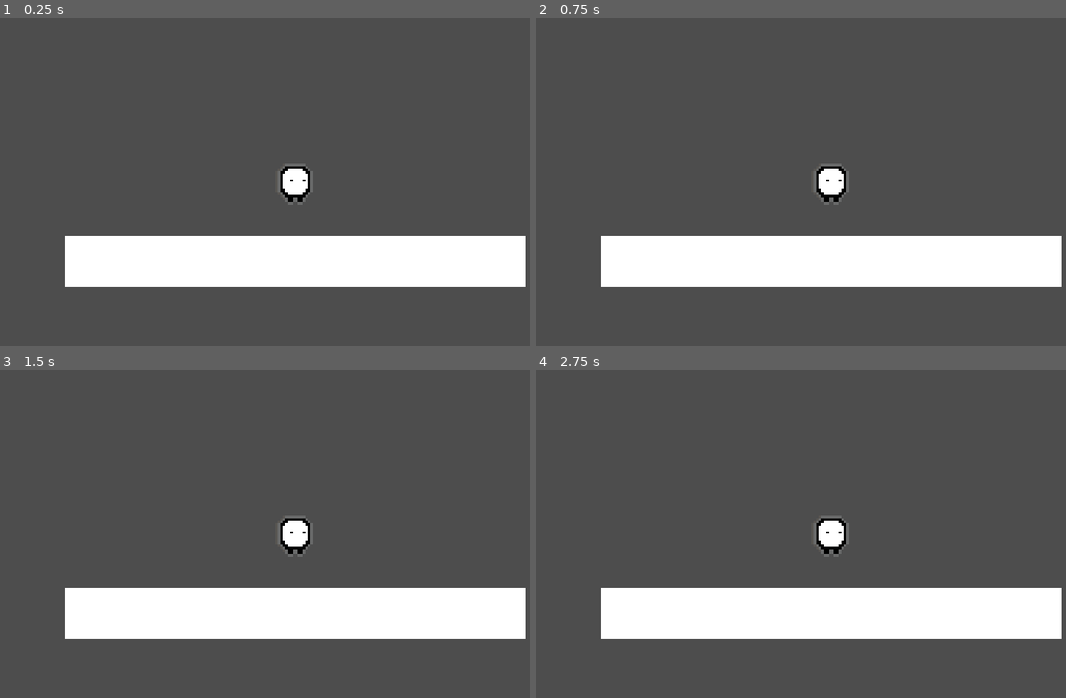
Above: before the commit, frames 1-4 (two rows, left to right).
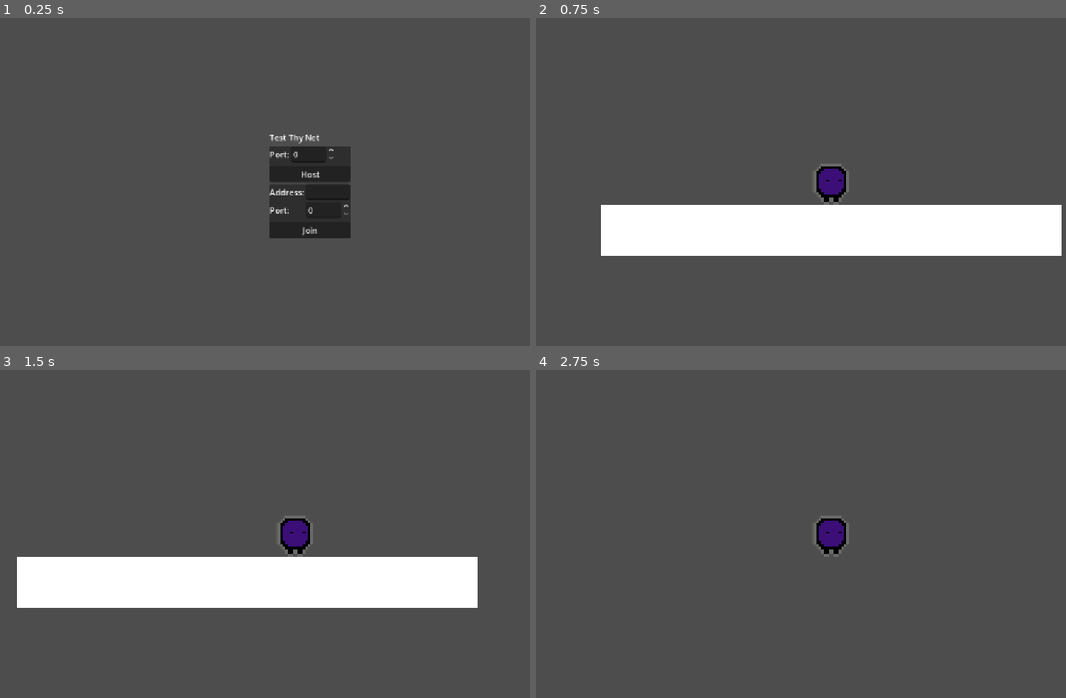
Above: after the commit, the same moments.

Repository: Mrneptune11/Unlimited-Games-Jam
Game: Godot game, scene res://Lobby.tscn
Same seed, same stepped clock (60 frames per second), same inputs: the game is played once before the commit and once after it. Before the commit the project starts from res://Main.tscn.
Inputs (mouse positions are in pixels of both pictures, inside the frame that each line leads up to):
- Up to frame 1 (0.25 s): no input
- Up to frame 2 (0.75 s): click (848, 175) at 0.5 s, where only the run after the commit has a clickable "Host"
- Up to frame 3 (1.5 s): tap Enter at 1.25 s; hold D (move_right) from 1.28 s (still down)
- Up to frame 4 (2.75 s): keep holding D (move_right); tap Space (move_up) at 1.52, 2.27 s

The runs differ from the first frame. In frame 1, 18% of the frame differs, in the area x 12-100%, y 35-82%; in frame 2, 17%; in frame 3, 18%, in the area x 3-100%, y 45-82%; in frame 4, 14%.

Commit message:
most basic simplest multuiplayer working

Diff:
--- a/Lobby.tscn
+++ b/Lobby.tscn
@@ -1,6 +1,7 @@
 [gd_scene format=3 uid="uid://bi6nfjhot1eo5"]
 
 [ext_resource type="Script" uid="uid://3mtp3mvg1058" path="res://lobby.gd" id="1_gv8if"]
+[ext_resource type="Script" uid="uid://b3bltlekjmkx8" path="res://ui.gd" id="2_0y700"]
 
 [node name="Lobby" type="Node2D" unique_id=2146104970]
 script = ExtResource("1_gv8if")
@@ -18,3 +19,81 @@
 _spawnable_scenes = PackedStringArray("uid://dwwa4u4id4t2m")
 spawn_path = NodePath("../Level")
 spawn_limit = 1
+
+[node name="UI" type="CanvasLayer" parent="." unique_id=1150281040]
+script = ExtResource("2_0y700")
+
+[node name="Start" type="VBoxContainer" parent="UI" unique_id=1095290580]
+anchors_preset = 8
+anchor_left = 0.5
+anchor_top = 0.5
+anchor_right = 0.5
+anchor_bottom = 0.5
+offset_left = -50.0
+offset_top = -93.0
+offset_right = 108.0
+offset_bottom = 94.0
+grow_horizontal = 2
+grow_vertical = 2
+
+[node name="Title" type="RichTextLabel" parent="UI/Start" unique_id=520906420]
+custom_minimum_size = Vector2(100, 25)
+layout_mode = 2
+text = "Test Thy Net
+"
+
+[node name="ENet" type="VBoxContainer" parent="UI/Start" unique_id=2036676489]
+layout_mode = 2
+
+[node name="HostENet" type="PanelContainer" parent="UI/Start/ENet" unique_id=251083739]
+layout_mode = 2
+
+[node name="VBox" type="VBoxContainer" parent="UI/Start/ENet/HostENet" unique_id=1876653768]
+layout_mode = 2
+theme_override_constants/separation = 8
+
+[node name="Options" type="GridContainer" parent="UI/Start/ENet/HostENet/VBox" unique_id=1602178311]
+layout_mode = 2
+columns = 2
+
+[node name="PortLabel" type="Label" parent="UI/Start/ENet/HostENet/VBox/Options" unique_id=1296956702]
+layout_mode = 2
+text = "Port:"
+
+[node name="Port" type="SpinBox" parent="UI/Start/ENet/HostENet/VBox/Options" unique_id=1819557715]
+layout_mode = 2
+max_value = 1000000.0
+
+[node name="Start" type="Button" parent="UI/Start/ENet/HostENet/VBox" unique_id=1840390251]
+layout_mode = 2
+text = "Host"
+
+[node name="Join" type="PanelContainer" parent="UI/Start/ENet" unique_id=159374255]
+layout_mode = 2
+
+[node name="VBox" type="VBoxContainer" parent="UI/Start/ENet/Join" unique_id=1008451054]
+layout_mode = 2
+theme_override_constants/separation = 8
+
+[node name="Options" type="GridContainer" parent="UI/Start/ENet/Join/VBox" unique_id=613895801]
+layout_mode = 2
+columns = 2
+
+[node name="AddressLabel" type="Label" parent="UI/Start/ENet/Join/VBox/Options" unique_id=485884758]
+layout_mode = 2
+text = "Address:"
+
+[node name="Address" type="LineEdit" parent="UI/Start/ENet/Join/VBox/Options" unique_id=1735152330]
+layout_mode = 2
+
+[node name="PortLabel" type="Label" parent="UI/Start/ENet/Join/VBox/Options" unique_id=1854792270]
+layout_mode = 2
+text = "Port:"
+
+[node name="Port" type="SpinBox" parent="UI/Start/ENet/Join/VBox/Options" unique_id=412054546]
+layout_mode = 2
+max_value = 1000000.0
+
+[node name="Start" type="Button" parent="UI/Start/ENet/Join/VBox" unique_id=1813664087]
+layout_mode = 2
+text = "Join"
--- a/Main.tscn
+++ b/Main.tscn
@@ -1,6 +1,5 @@
 [gd_scene format=3 uid="uid://dwwa4u4id4t2m"]
 
-[ext_resource type="PackedScene" uid="uid://byro3ciqr2064" path="res://Objects/Player/Player.tscn" id="1_glv2v"]
 [ext_resource type="Script" uid="uid://df01en1boiqpy" path="res://level.gd" id="1_uu6xs"]
 
 [sub_resource type="RectangleShape2D" id="RectangleShape2D_g4v7s"]
@@ -12,6 +11,9 @@
 [node name="RigidBody2D" type="RigidBody2D" parent="." unique_id=1904165104]
 position = Vector2(0, 30)
 gravity_scale = 0.0
+sleeping = true
+lock_rotation = true
+freeze = true
 
 [node name="CollisionShape2D" type="CollisionShape2D" parent="RigidBody2D" unique_id=824939452]
 shape = SubResource("RectangleShape2D_g4v7s")
@@ -21,5 +23,3 @@
 offset_bottom = 20.0
 offset_transform_enabled = true
 offset_transform_position = Vector2(-90, -10)
-
-[node name="Player" parent="." unique_id=1936875832 instance=ExtResource("1_glv2v")]
--- a/Objects/Player/Player.tscn
+++ b/Objects/Player/Player.tscn
@@ -44,23 +44,26 @@
 size = Vector2(15, 16)
 
 [sub_resource type="SceneReplicationConfig" id="SceneReplicationConfig_cac6a"]
-properties/0/path = NodePath("Player:position")
+properties/0/path = NodePath(".:position")
 properties/0/spawn = true
 properties/0/replication_mode = 1
-properties/1/path = NodePath("Player:state")
+properties/1/path = NodePath(".:state")
 properties/1/spawn = true
-properties/1/replication_mode = 1
-properties/2/path = NodePath("Player:direction")
+properties/1/replication_mode = 2
+properties/2/path = NodePath(".:direction")
 properties/2/spawn = true
-properties/2/replication_mode = 1
+properties/2/replication_mode = 2
 
 [sub_resource type="SceneReplicationConfig" id="SceneReplicationConfig_b0me6"]
-properties/0/path = NodePath("Player:character")
+properties/0/path = NodePath(".:character")
 properties/0/spawn = true
-properties/0/replication_mode = 1
-properties/1/path = NodePath("Player:points")
+properties/0/replication_mode = 2
+properties/1/path = NodePath(".:points")
 properties/1/spawn = true
-properties/1/replication_mode = 1
+properties/1/replication_mode = 2
+properties/2/path = NodePath(".:color_id")
+properties/2/spawn = true
+properties/2/replication_mode = 2
 
 [node name="Player" type="CharacterBody2D" unique_id=1936875832]
 script = ExtResource("1_cac6a")
--- a/Objects/Player/player.gd
+++ b/Objects/Player/player.gd
@@ -25,7 +25,7 @@
 var points:int = 0
 
 #Color id of the player
-var color_id:String = ""
+var color_id:String = "#FFFFFF"
 
 var character: int = 0 : # Determines which character to display as
 	set(value):
--- a/lobby.gd
+++ b/lobby.gd
@@ -122,7 +122,7 @@
 	$Level.add_child.call_deferred(level, true)
 
 	# Listen to level events
-	level.goal_reached.connect(_on_goal_reached, ConnectFlags.CONNECT_ONE_SHOT)
+	#level.goal_reached.connect(_on_goal_reached, ConnectFlags.CONNECT_ONE_SHOT)
 
 	#spawn players to 0,0
 	teleport_players(Vector2.ZERO)
@@ -183,7 +183,7 @@
 
 	# Add player to level and teleport to spawn position
 	$Players.add_child(player)
-	player.teleport.rpc(level.get_spawn_position())
+	player.teleport.rpc(Vector2.ZERO)
 
 func remove_player(peer_id: int) -> void:
 	# Find player node
--- a/project.godot
+++ b/project.godot
@@ -11,7 +11,7 @@
 [application]
 
 config/name="NetTest"
-run/main_scene="uid://dwwa4u4id4t2m"
+run/main_scene="uid://bi6nfjhot1eo5"
 config/features=PackedStringArray("4.7", "Forward Plus")
 config/icon="res://icon.svg"
 
--- /dev/null
+++ b/ui.gd
@@ -0,0 +1,32 @@
+extends CanvasLayer
+
+@onready var lobby: Lobby = get_parent()
+
+func _ready() -> void:
+	$Start/ENet/Join/VBox/Start.pressed.connect(_on_enet_join_pressed)
+	$Start/ENet/HostENet/VBox/Start.pressed.connect(_on_enet_host_pressed)
+
+# ENet
+
+func _on_enet_join_pressed():
+	var address: String = $Start/ENet/Join/VBox/Options/Address.text
+	var port: int = $Start/ENet/Join/VBox/Options/Port.value
+	lobby.start_enet_client(address, port)
+	hide()
+
+func _on_enet_host_pressed():
+	var port: int = $Start/ENet/HostENet/VBox/Options/Port.value
+	lobby.start_enet_server(port)
+	hide()
+
+# WebSocket
+
+func _on_websocket_join_pressed():
+	var url: String = $Start/WebSocket/Join/VBox/Options/Url.text
+	lobby.start_websocket_client(url)
+	hide()
+
+func _on_websocket_host_pressed():
+	var port: int = $Start/ENet/Host/VBox/Options/Port.value
+	lobby.start_websocket_server(port)
+	hide()
Not shown, added: ui.gd.uid
